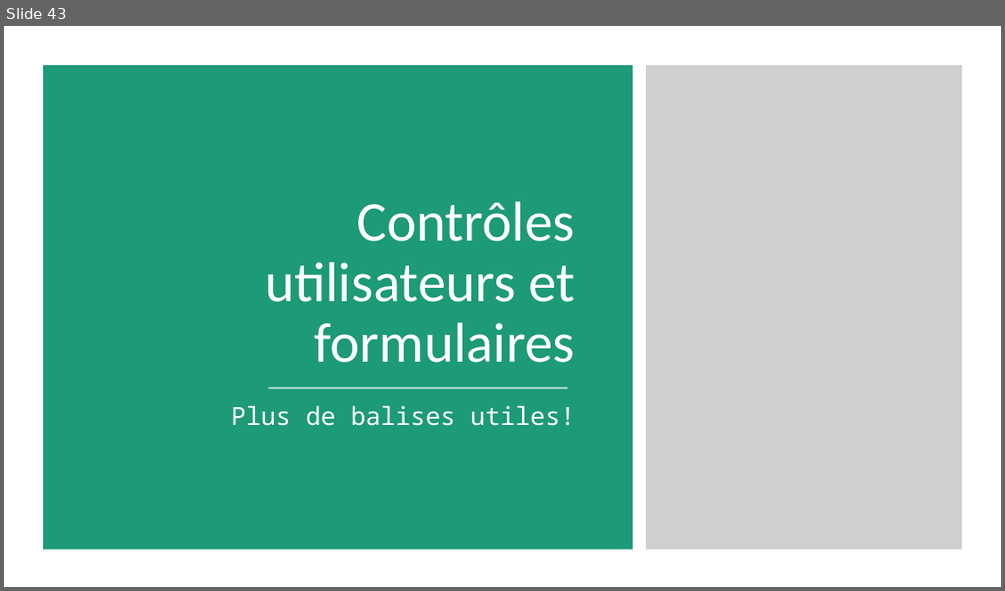
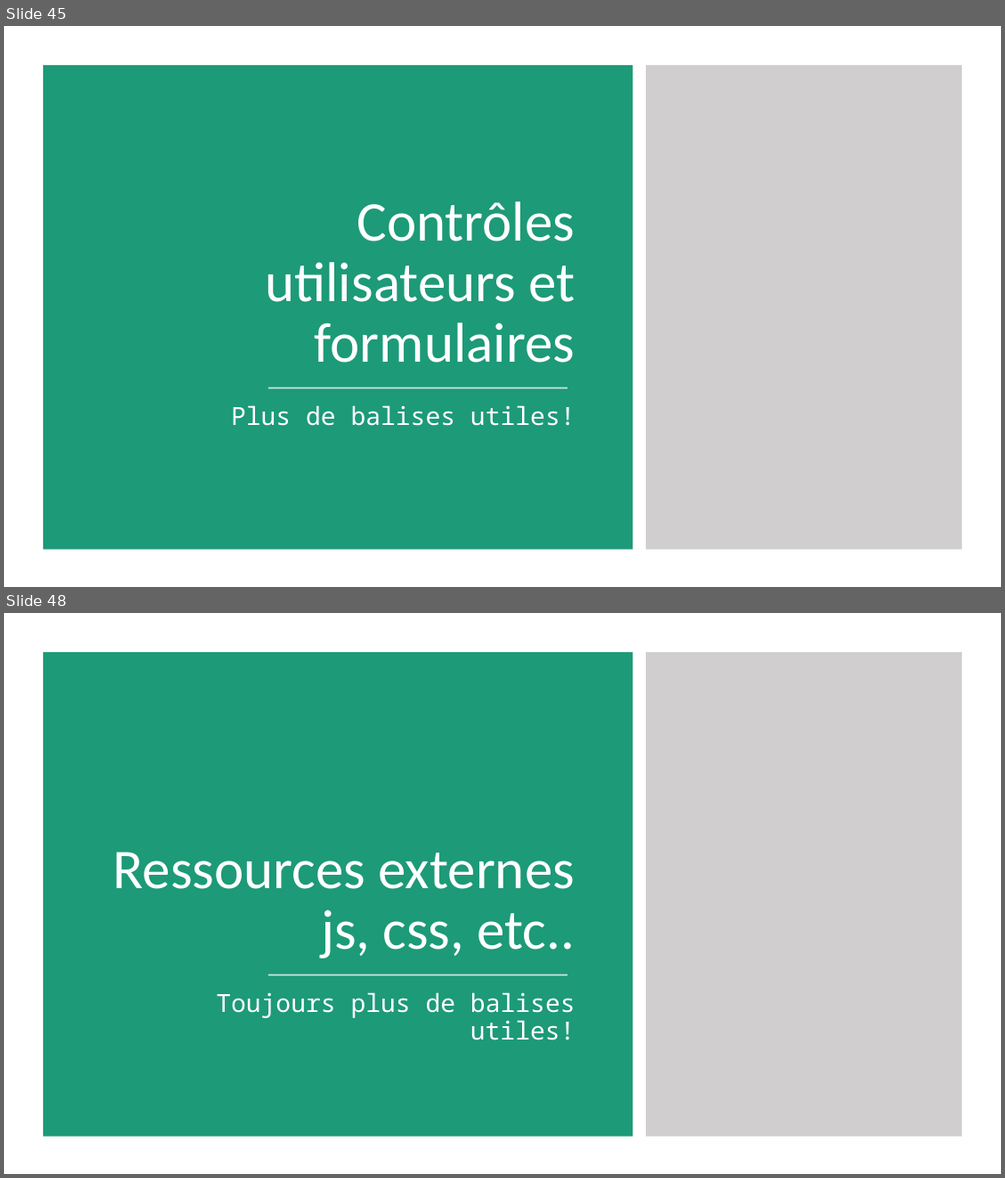
Before and after one commit to fragmatyc/SAAQ, a slide deck: HTML/1. Présentation/Cours HTML - v1.0.pptx. Shown one above the other, each under a label of ours: slide 43 before the commit, slides 45 and 48 after it; the slides between them are not shown. The pictures are 1005x591 and 1005x1178 pixels, drawn with LibreOffice and Linux fonts; fonts in the diff are those of the drawing. Boxes give left, top, right and bottom in pixels: in the first picture for what was removed or moved away, otherwise in the second. Text is boxed around its words. In the diff, an @@ line names an element or a change of style, - is before the commit and + after.

```diff
--- a/HTML/1. Présentation/Cours HTML - v1.0.pptx
+++ b/HTML/1. Présentation/Cours HTML - v1.0.pptx
@@ slide 48 added at [4, 613, 1001, 1174], background #FFFFFF @@
@@ rectangle added at [43, 652, 633, 1135], fill #1D9A78 @@
@@ rectangle added at [647, 652, 963, 1135], fill #D0CECE @@
@@ title added at [113, 852, 575, 958], 54 pt, text #FFFFFF @@
+Ressources externes
+js, css, etc..
@@ line added from (268, 975) to (567, 975), #FFFFFF 1.5 pt @@
@@ subtitle added at [216, 992, 575, 1040], 24 pt, text #FFFFFF @@
+Toujours plus de balises utiles!
@@ what was slide 43 is now slide 45 @@
```
Also in this commit, not shown: 6 other slides added.
